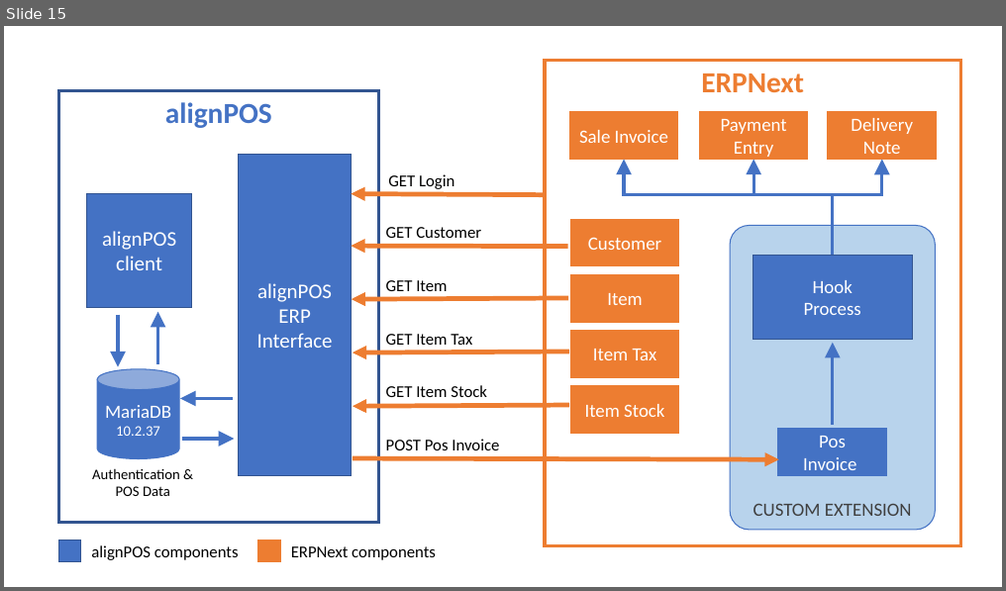
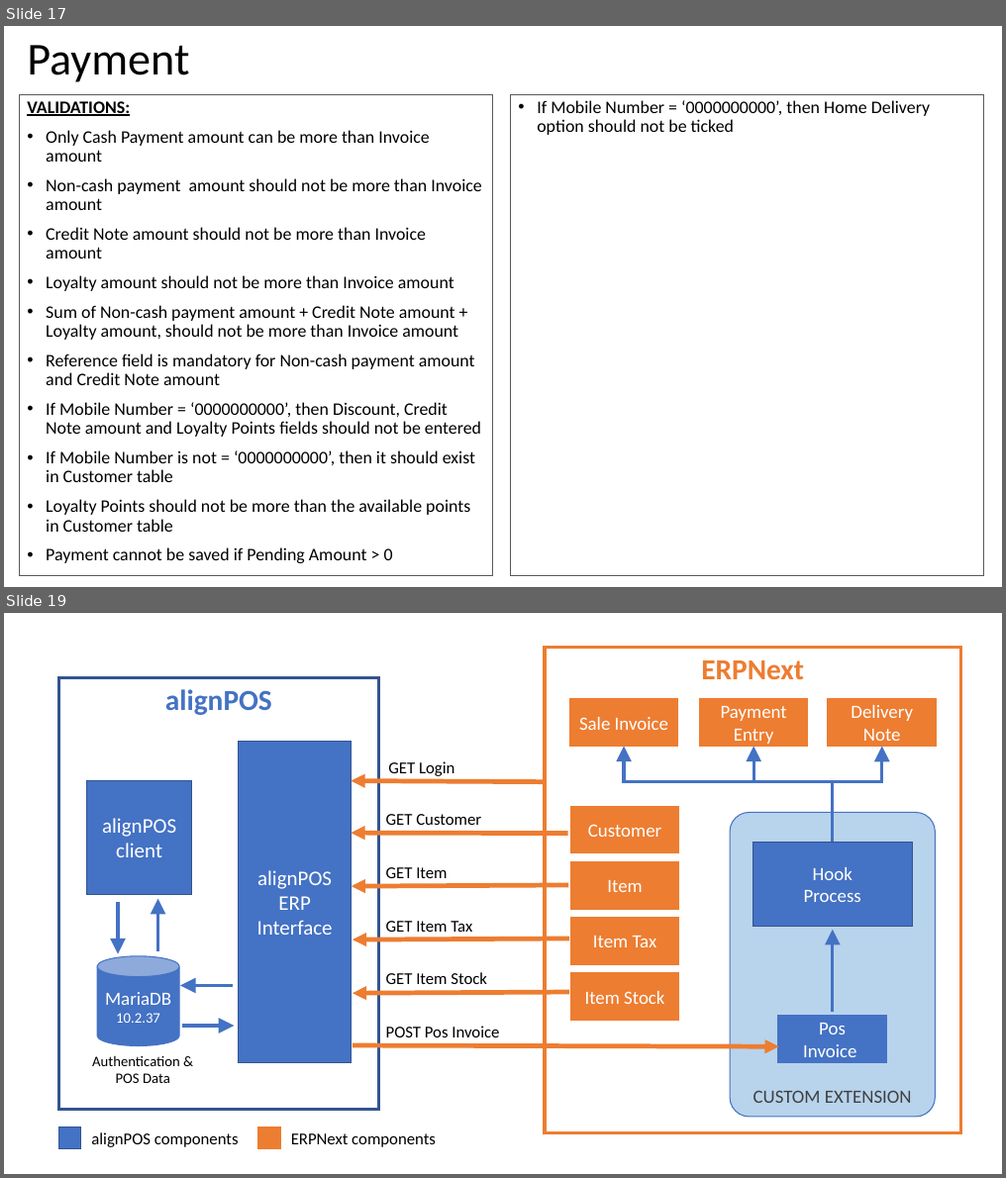
Before and after one commit to valignit/Documents, a slide deck: brief-specs.pptx. Shown one above the other, each under a label of ours: slide 15 before the commit, slides 17 and 19 after it; the slides between them are not shown. The pictures are 1006x591 and 1006x1178 pixels, drawn with LibreOffice and Linux fonts; fonts in the diff are those of the drawing. Boxes give left, top, right and bottom in pixels: in the first picture for what was removed or moved away, otherwise in the second. Text is boxed around its words. In the diff, an @@ line names an element or a change of style, - is before the commit and + after.

```diff
--- a/brief-specs.pptx
+++ b/brief-specs.pptx
@@ slide 17 added at [4,26,1002,587], background #FFFFFF @@
@@ title added at [27,45,189,82], 44 pt, text #000000 @@
+Payment
@@ text added at [20,95,493,576], outline #595959 0.75 pt, 17 pt, text #000000 @@
+VALIDATIONS:
+• Only Cash Payment amount can be more than Invoice amount
+• Non-cash payment amount should not be more than Invoice amount
+• Credit Note amount should not be more than Invoice amount
+• Loyalty amount should not be more than Invoice amount
+• Sum of Non-cash payment amount + Credit Note amount + Loyalty amount, should not be more than Invoice amount
+• Reference field is mandatory for Non-cash payment amount and Credit Note amount
+• If Mobile Number = ‘0000000000’, then Discount, Credit Note amount and Loyalty Points fields should not be entered
+• If Mobile Number is not = ‘0000000000’, then it should exist in Customer table
+• Loyalty Points should not be more than the available points in Customer table
+• Payment cannot be saved if Pending Amount > 0
@@ rectangle added at [511,95,984,576], outline #595959 0.75 pt, 17 pt, text #000000 @@
+• If Mobile Number = ‘0000000000’, then Home Delivery option should not be ticked
@@ what was slide 15 is now slide 19 @@
```
Also in this commit, not shown: 19 slides changed, 4 other slides added, 1 slide removed.
